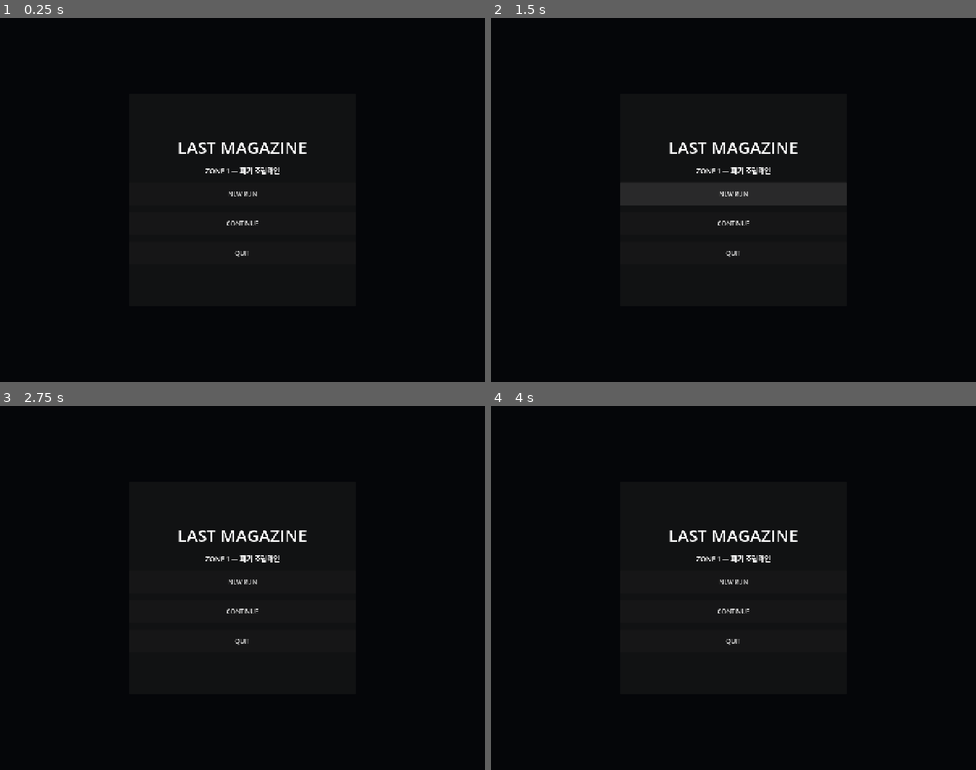
Above: before the commit, frames 1-4 (two rows, left to right).
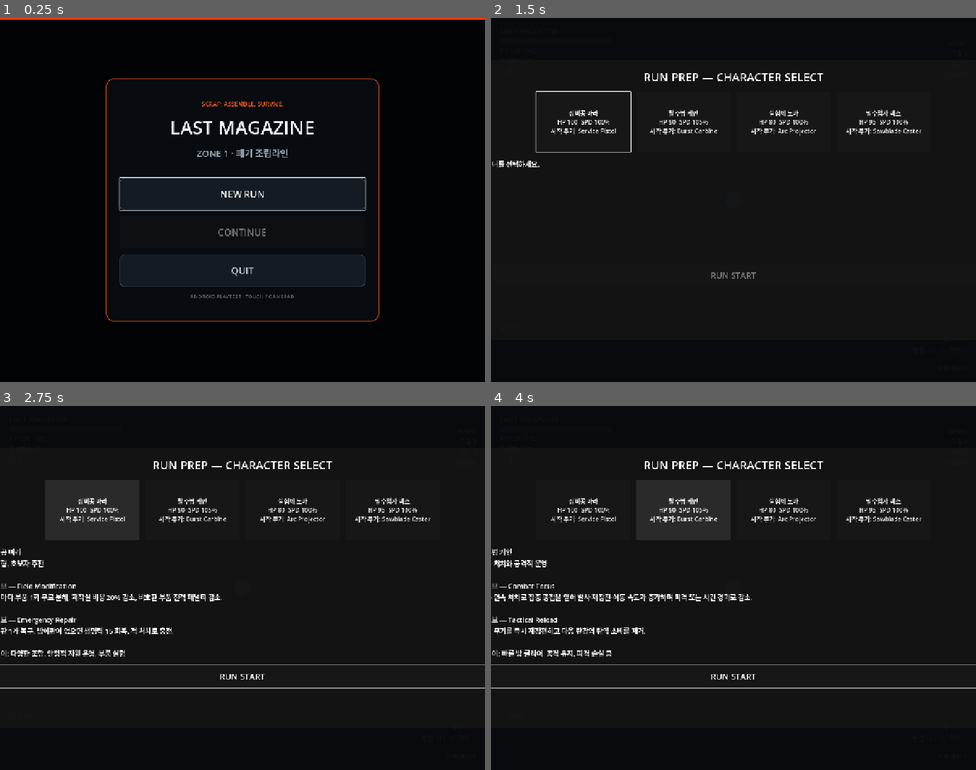
Above: after the commit, the same moments.

Repository: donly987647-max/Topdown-roguelite
Game: Godot game, scene res://scenes/main/RunMain.tscn
Same seed, same stepped clock (60 frames per second), same inputs: the game is played once before the commit and once after it.
Inputs (mouse positions are in pixels of both pictures, inside the frame that each line leads up to):
- Up to frame 1 (0.25 s): no input
- Up to frame 2 (1.5 s): click "NEW RUN" at 0.5 s; click (733, 192) at 1.25 s, where only the run before the commit has a clickable "NEW RUN"
- Up to frame 3 (2.75 s): click (92, 511) at 2 s, where only the run after the commit has a clickable "정비공 마라 HP 100 SPD 100% 시작 무기:…"
- Up to frame 4 (4 s): click (583, 511) at 2.75 s, where only the run after the commit has a clickable "정비공 마라 HP 100 SPD 100% 시작 무기:…"; click (685, 511) at 3.5 s, where only the run after the commit has a clickable "탈주병 케인 HP 90 SPD 105% 시작 무기: …"

The runs differ from the first frame. In frame 1, 4.3% of the frame differs, in the area x 0-100%, y 0-84%; in frame 2, 2.5%; in frame 3, 7.2%, in the area x 0-100%, y 15-78%; in frame 4, 7.1%.
Error before the commit: Invalid access to property or key 'pressed' on a base object of type 'null instance'. (res://scripts/ui/main_menu_panel.gd:16)

Commit message:
Polish responsive mobile main menu presentation

Diff:
--- a/scenes/ui/main_menu_panel.tscn
+++ b/scenes/ui/main_menu_panel.tscn
@@ -1,5 +1,45 @@
-[gd_scene load_steps=2 format=3]
+[gd_scene load_steps=5 format=3]
+
 [ext_resource type="Script" path="res://scripts/ui/main_menu_panel.gd" id="1"]
+
+[sub_resource type="StyleBoxFlat" id="PanelStyle"]
+bg_color = Color(0.035, 0.045, 0.06, 0.97)
+border_width_left = 2
+border_width_top = 2
+border_width_right = 2
+border_width_bottom = 2
+border_color = Color(0.92, 0.34, 0.12, 0.9)
+corner_radius_top_left = 18
+corner_radius_top_right = 18
+corner_radius_bottom_right = 18
+corner_radius_bottom_left = 18
+shadow_color = Color(0, 0, 0, 0.55)
+shadow_size = 18
+
+[sub_resource type="StyleBoxFlat" id="ButtonStyle"]
+bg_color = Color(0.08, 0.105, 0.135, 1)
+border_width_left = 1
+border_width_top = 1
+border_width_right = 1
+border_width_bottom = 1
+border_color = Color(0.26, 0.33, 0.4, 1)
+corner_radius_top_left = 12
+corner_radius_top_right = 12
+corner_radius_bottom_right = 12
+corner_radius_bottom_left = 12
+
+[sub_resource type="StyleBoxFlat" id="ButtonHover"]
+bg_color = Color(0.18, 0.08, 0.045, 1)
+border_width_left = 2
+border_width_top = 2
+border_width_right = 2
+border_width_bottom = 2
+border_color = Color(1, 0.38, 0.1, 1)
+corner_radius_top_left = 12
+corner_radius_top_right = 12
+corner_radius_bottom_right = 12
+corner_radius_bottom_left = 12
+
 [node name="MainMenuPanel" type="Control"]
 layout_mode = 3
 anchors_preset = 15
@@ -8,6 +48,7 @@
 grow_horizontal = 2
 grow_vertical = 2
 script = ExtResource("1")
+
 [node name="Backdrop" type="ColorRect" parent="."]
 layout_mode = 1
 anchors_preset = 15
@@ -15,43 +56,97 @@
 anchor_bottom = 1.0
 grow_horizontal = 2
 grow_vertical = 2
-color = Color(0.02,0.025,0.035,1)
+color = Color(0.008, 0.012, 0.02, 1)
+mouse_filter = 2
+
+[node name="AccentTop" type="ColorRect" parent="."]
+layout_mode = 1
+anchors_preset = 10
+anchor_right = 1.0
+offset_bottom = 6.0
+grow_horizontal = 2
+color = Color(0.95, 0.22, 0.06, 1)
+mouse_filter = 2
+
 [node name="Panel" type="PanelContainer" parent="."]
-layout_mode = 1
-anchors_preset = 8
-anchor_left = 0.5
-anchor_top = 0.5
-anchor_right = 0.5
-anchor_bottom = 0.5
-offset_left = -300.0
-offset_top = -280.0
-offset_right = 300.0
-offset_bottom = 280.0
-grow_horizontal = 2
-grow_vertical = 2
-[node name="VBox" type="VBoxContainer" parent="Panel"]
+layout_mode = 0
+offset_left = 300.0
+offset_top = 180.0
+offset_right = 980.0
+offset_bottom = 780.0
+theme_override_styles/panel = SubResource("PanelStyle")
+
+[node name="Margin" type="MarginContainer" parent="Panel"]
 layout_mode = 2
-theme_override_constants/separation = 18
+theme_override_constants/margin_left = 34
+theme_override_constants/margin_top = 32
+theme_override_constants/margin_right = 34
+theme_override_constants/margin_bottom = 32
+
+[node name="VBox" type="VBoxContainer" parent="Panel/Margin"]
+layout_mode = 2
+theme_override_constants/separation = 16
 alignment = 1
-[node name="Title" type="Label" parent="Panel/VBox"]
+
+[node name="Kicker" type="Label" parent="Panel/Margin/VBox"]
 layout_mode = 2
-theme_override_font_sizes/font_size = 44
+theme_override_colors/font_color = Color(1, 0.37, 0.12, 1)
+theme_override_font_sizes/font_size = 16
+text = "SCRAP. ASSEMBLE. SURVIVE."
+horizontal_alignment = 1
+
+[node name="Title" type="Label" parent="Panel/Margin/VBox"]
+layout_mode = 2
+theme_override_colors/font_color = Color(0.95, 0.97, 1, 1)
+theme_override_font_sizes/font_size = 48
 text = "LAST MAGAZINE"
 horizontal_alignment = 1
-[node name="Subtitle" type="Label" parent="Panel/VBox"]
+
+[node name="Subtitle" type="Label" parent="Panel/Margin/VBox"]
 layout_mode = 2
-theme_override_font_sizes/font_size = 18
-text = "ZONE 1 — 폐기 조립라인"
+theme_override_colors/font_color = Color(0.58, 0.64, 0.7, 1)
+theme_override_font_sizes/font_size = 20
+text = "ZONE 1 · 폐기 조립라인"
 horizontal_alignment = 1
-[node name="NewRun" type="Button" parent="Panel/VBox"]
-custom_minimum_size = Vector2(360,60)
+
+[node name="Spacer" type="Control" parent="Panel/Margin/VBox"]
+custom_minimum_size = Vector2(0, 16)
 layout_mode = 2
+mouse_filter = 2
+
+[node name="NewRun" type="Button" parent="Panel/Margin/VBox"]
+custom_minimum_size = Vector2(460, 72)
+layout_mode = 2
+theme_override_colors/font_color = Color(0.96, 0.97, 1, 1)
+theme_override_font_sizes/font_size = 22
+theme_override_styles/normal = SubResource("ButtonStyle")
+theme_override_styles/hover = SubResource("ButtonHover")
+theme_override_styles/pressed = SubResource("ButtonHover")
 text = "NEW RUN"
-[node name="Continue" type="Button" parent="Panel/VBox"]
-custom_minimum_size = Vector2(360,60)
+
+[node name="Continue" type="Button" parent="Panel/Margin/VBox"]
+custom_minimum_size = Vector2(460, 72)
 layout_mode = 2
+theme_override_colors/font_color = Color(0.96, 0.97, 1, 1)
+theme_override_font_sizes/font_size = 22
+theme_override_styles/normal = SubResource("ButtonStyle")
+theme_override_styles/hover = SubResource("ButtonHover")
+theme_override_styles/pressed = SubResource("ButtonHover")
 text = "CONTINUE"
-[node name="Quit" type="Button" parent="Panel/VBox"]
-custom_minimum_size = Vector2(360,60)
+
+[node name="Quit" type="Button" parent="Panel/Margin/VBox"]
+custom_minimum_size = Vector2(460, 72)
 layout_mode = 2
+theme_override_colors/font_color = Color(0.82, 0.85, 0.9, 1)
+theme_override_font_sizes/font_size = 22
+theme_override_styles/normal = SubResource("ButtonStyle")
+theme_override_styles/hover = SubResource("ButtonHover")
+theme_override_styles/pressed = SubResource("ButtonHover")
 text = "QUIT"
+
+[node name="Footer" type="Label" parent="Panel/Margin/VBox"]
+layout_mode = 2
+theme_override_colors/font_color = Color(0.34, 0.39, 0.45, 1)
+theme_override_font_sizes/font_size = 14
+text = "ANDROID PLAYTEST · TOUCH / GAMEPAD"
+horizontal_alignment = 1
